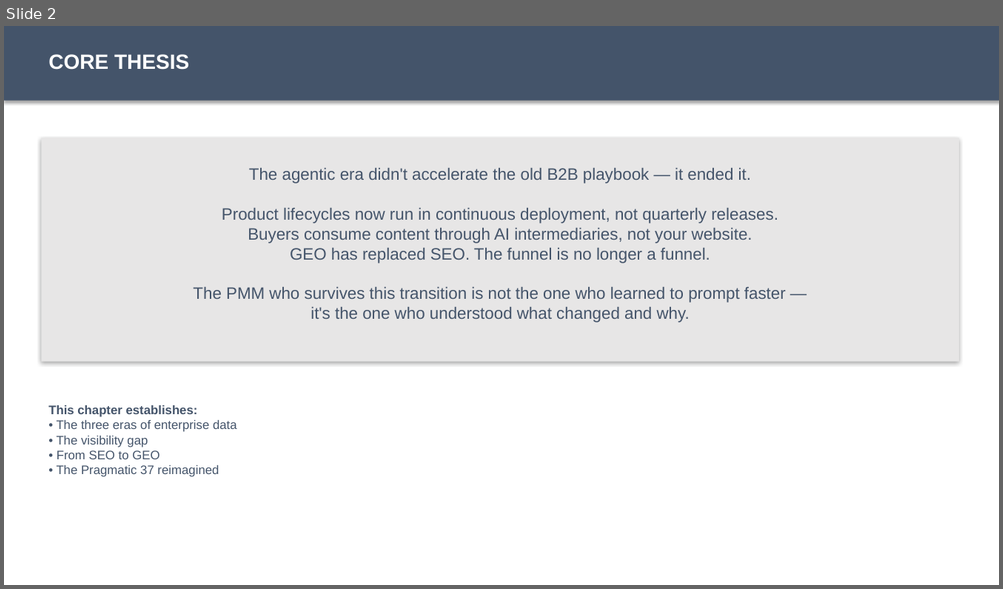
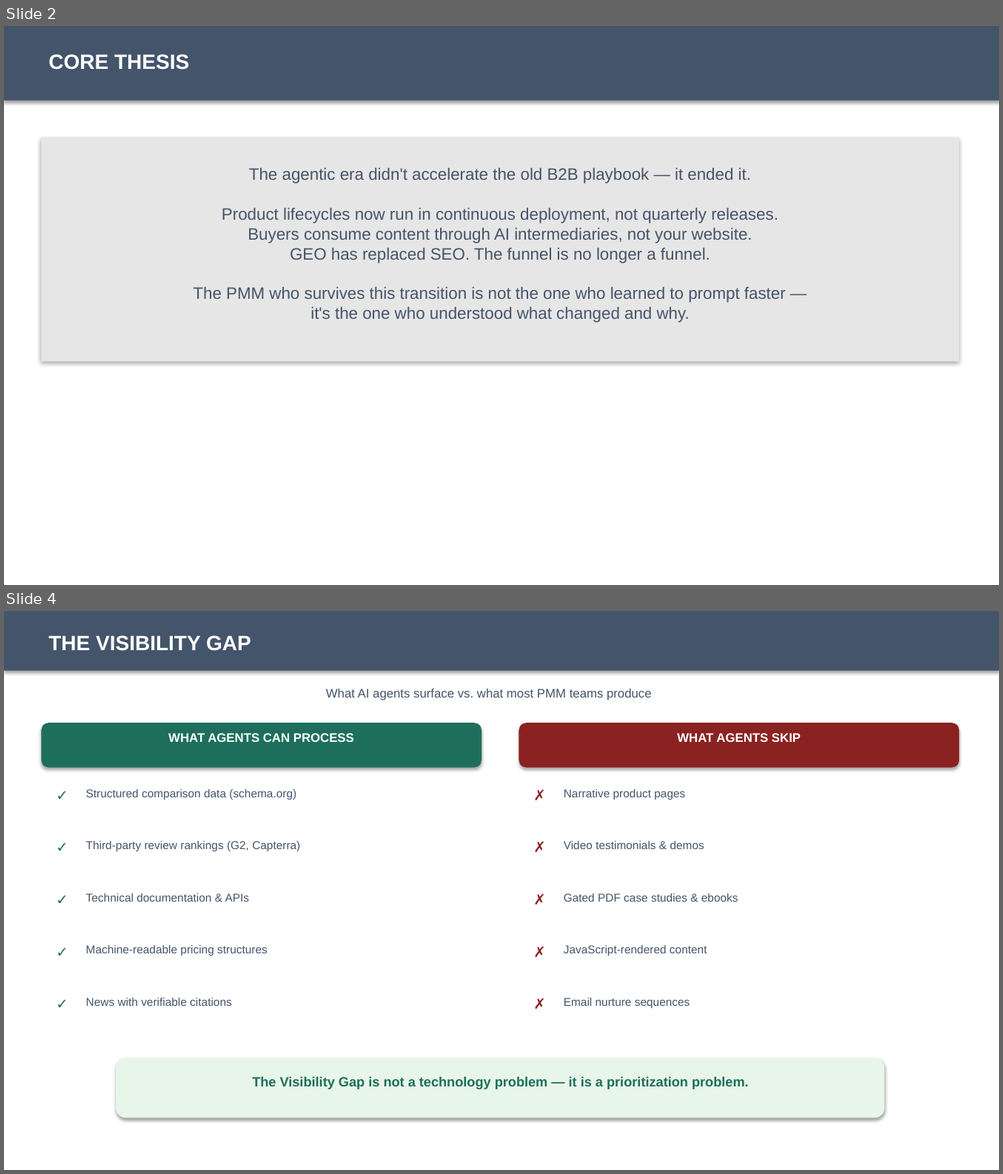
Before and after one commit to chrisohara99/futureofpmm, a slide deck: dist/curriculum/chapter-01/chapter-01-sap.pptx. Shown one above the other, each under a label of ours: slide 2 before the commit, slides 2 and 4 after it; the slides between them are not shown. The pictures are 1003x589 and 1003x1174 pixels, drawn with LibreOffice and Linux fonts; fonts in the diff are those of the drawing. Boxes give left, top, right and bottom in pixels: in the first picture for what was removed or moved away, otherwise in the second. Text is boxed around its words. In the diff, an @@ line names an element or a change of style, - is before the commit and + after.

Commit message:
Chapter 1: rebuild PPT with native graphics, fix leave-behind PDF margins

```diff
--- a/dist/curriculum/chapter-01/chapter-01-sap.pptx
+++ b/dist/curriculum/chapter-01/chapter-01-sap.pptx
@@ slide 4 added at bbox=[4, 611, 999, 1170], background #FFFFFF @@
@@ rectangle added at bbox=[4, 611, 999, 671], fill #44546A @@
@@ text added at bbox=[48, 635, 251, 651], 20 pt, text #FFFFFF, bold @@
+THE VISIBILITY GAP
@@ text added at bbox=[326, 689, 652, 701], 12 pt, text #44546A @@
+What AI agents surface vs. what most PMM teams produce
@@ rounded rectangle added at bbox=[41, 723, 481, 768], fill #1D6F5C @@
@@ text added at bbox=[168, 733, 354, 742], 12 pt, text #FFFFFF, bold @@
+WHAT AGENTS CAN PROCESS
@@ rounded rectangle added at bbox=[519, 723, 959, 768], fill #8B2222 @@
@@ text added at bbox=[677, 733, 800, 742], 12 pt, text #FFFFFF, bold @@
+WHAT AGENTS SKIP
@@ text added at bbox=[48, 783, 79, 820], 14 pt, text #1D6F5C, bold @@
+✓
@@ text added at bbox=[526, 783, 556, 820], 14 pt, text #8B2222, bold @@
+✗
@@ text added at bbox=[86, 789, 296, 800], 11 pt, text #44546A @@
+Structured comparison data (schema.org)
@@ text added at bbox=[563, 789, 685, 800], 11 pt, text #44546A @@
+Narrative product pages
@@ text added at bbox=[48, 834, 79, 872], 14 pt, text #1D6F5C, bold @@
+✓
@@ text added at bbox=[86, 841, 300, 851], 11 pt, text #44546A @@
+Third-party review rankings (G2, Capterra)
@@ text added at bbox=[526, 834, 556, 872], 14 pt, text #8B2222, bold @@
+✗
@@ text added at bbox=[563, 841, 704, 849], 11 pt, text #44546A @@
+Video testimonials & demos
@@ text added at bbox=[48, 887, 79, 924], 14 pt, text #1D6F5C, bold @@
+✓
@@ text added at bbox=[86, 894, 250, 902], 11 pt, text #44546A @@
+Technical documentation & APIs
@@ text added at bbox=[526, 887, 556, 924], 14 pt, text #8B2222, bold @@
+✗
@@ text added at bbox=[563, 894, 738, 902], 11 pt, text #44546A @@
+Gated PDF case studies & ebooks
@@ text added at bbox=[48, 940, 79, 977], 14 pt, text #1D6F5C, bold @@
+✓
@@ text added at bbox=[526, 940, 556, 977], 14 pt, text #8B2222, bold @@
+✗
@@ text added at bbox=[86, 945, 267, 956], 11 pt, text #44546A @@
+Machine-readable pricing structures
@@ text added at bbox=[563, 945, 707, 956], 11 pt, text #44546A @@
+JavaScript-rendered content
@@ text added at bbox=[48, 991, 79, 1029], 14 pt, text #1D6F5C, bold @@
+✓
@@ text added at bbox=[86, 998, 232, 1006], 11 pt, text #44546A @@
+News with verifiable citations
@@ text added at bbox=[526, 991, 556, 1029], 14 pt, text #8B2222, bold @@
+✗
@@ text added at bbox=[563, 998, 690, 1008], 11 pt, text #44546A @@
+Email nurture sequences
@@ rounded rectangle added at bbox=[116, 1059, 885, 1119], fill #E8F5E9 @@
@@ text added at bbox=[252, 1076, 748, 1090], 13 pt, text #1D6F5C, bold @@
+The Visibility Gap is not a technology problem — it is a prioritization problem.
@@ slide 2 changed as well @@
@@ text removed at bbox=[48, 406, 237, 477] @@
-This chapter establishes:
-• The three eras of enterprise data
-• The visibility gap
-• From SEO to GEO
-• The Pragmatic 37 reimagined
```
Also in this commit, not shown: 1 other slide changed, 3 other slides added, 5 slides removed, 3 other files.
